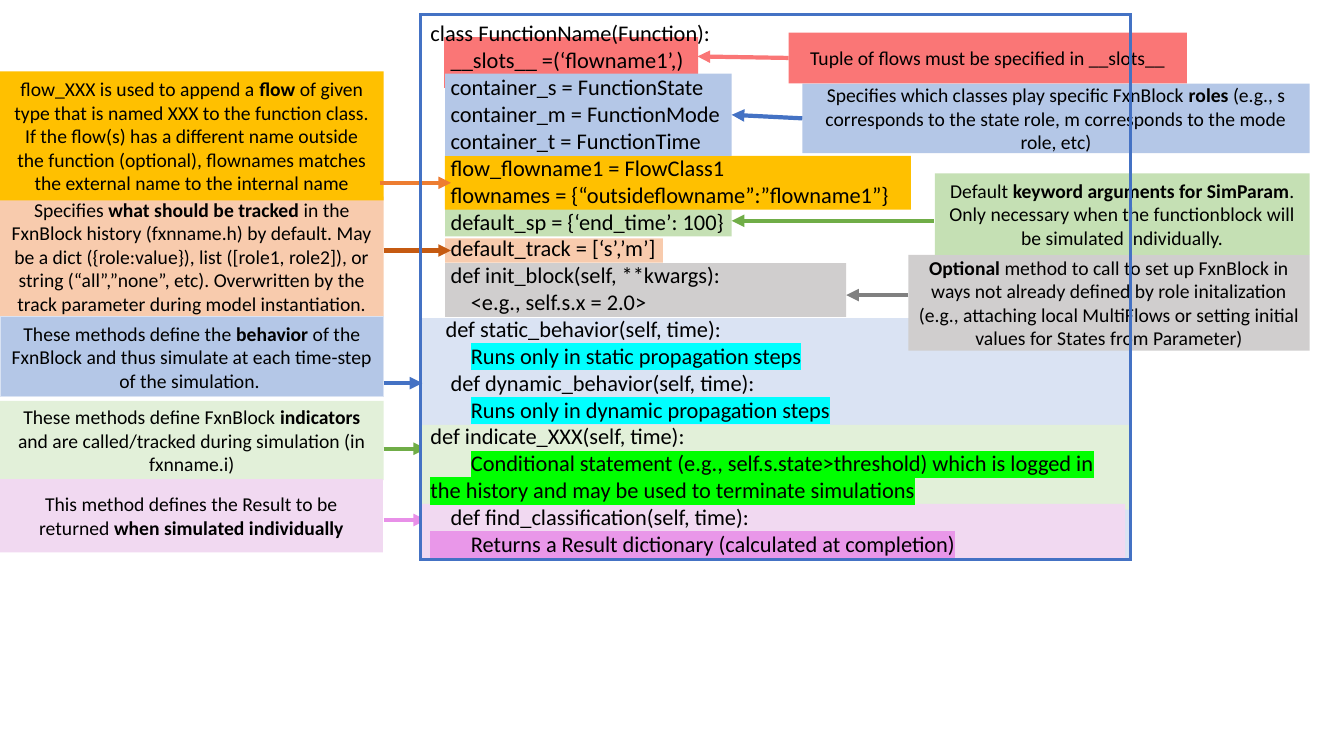
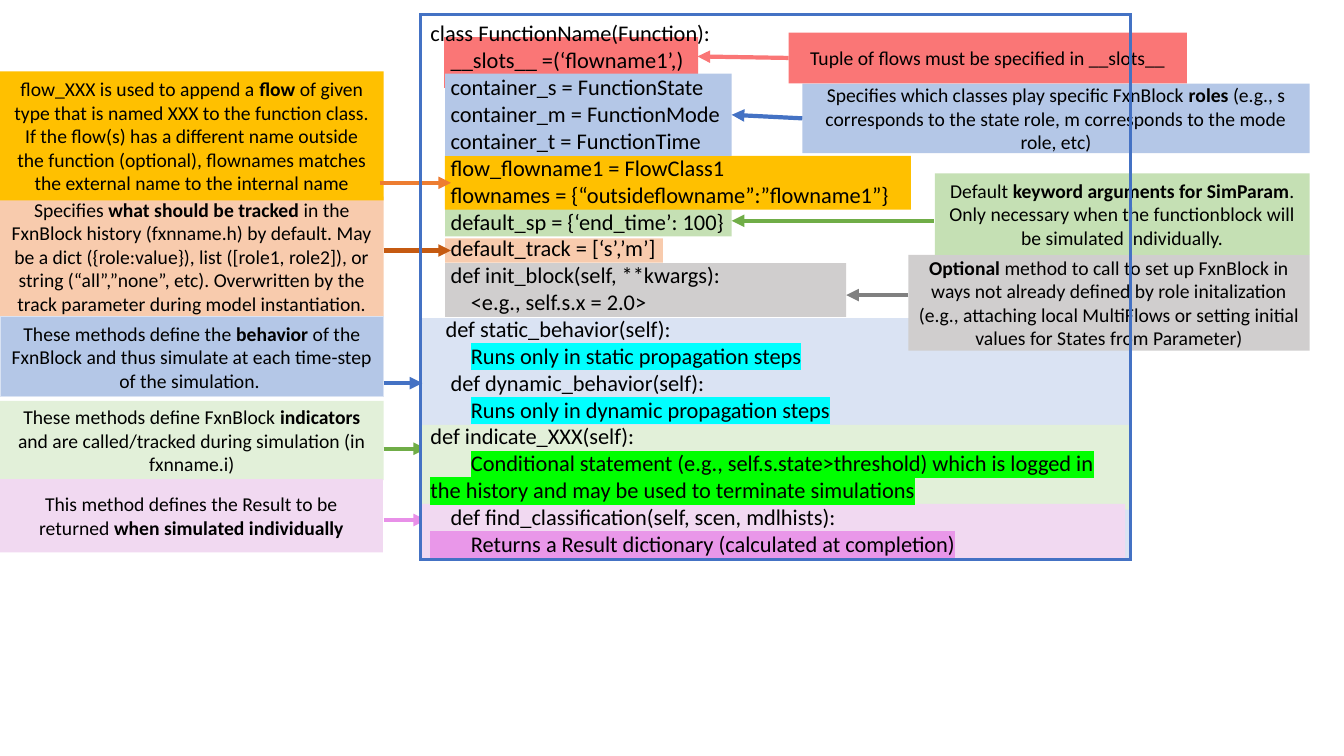
Before and after one commit to nasa/fmdtools, a slide deck: slide 14 of docs-source/figures/powerpoint/powerpoint_figures.pptx. Drawn at 1344x756 pixels with LibreOffice and Linux fonts; fonts in the diff are those of the drawing. Boxes give left, top, right and bottom in pixels: in the first picture for what was removed or moved away, otherwise in the second. Text is boxed around its words. In the diff, an @@ line names an element or a change of style, - is before the commit and + after.

Commit message:
Time attribute now replaces time argument as simulation driver
- Removed time argument to static_behavior/dynamic_behavior everywhere
- Simulable.__call__ now simulates up to a time, making multiple-timestep simulations easier (and, in the future, multiple histories)
- init_time_hist moved into model instantiation
- Removed confusing history shifting, now models use their own t_ind to log at the end of the time-step
- Update of examples and tests to match (preliminary)
- see: RAD-522

```diff
--- a/docs-source/figures/powerpoint/powerpoint_figures.pptx
+++ b/docs-source/figures/powerpoint/powerpoint_figures.pptx
@@ text in rectangle at [446, 321, 670, 340]: text changed @@
-def static_behavior(self, time):
+def static_behavior(self):
@@ text in rectangle at [451, 375, 704, 395]: text changed @@
-def dynamic_behavior(self, time):
+def dynamic_behavior(self):
@@ text in rectangle at [430, 428, 634, 447]: text changed @@
-def indicate_XXX(self, time):
+def indicate_XXX(self):
@@ text in rectangle at [451, 509, 835, 528]: text changed @@
-def find_classification(self, time):
+def find_classification(self, scen, mdlhists):
```
Also in this commit, not shown: 6 other slides changed, 36 other files.
